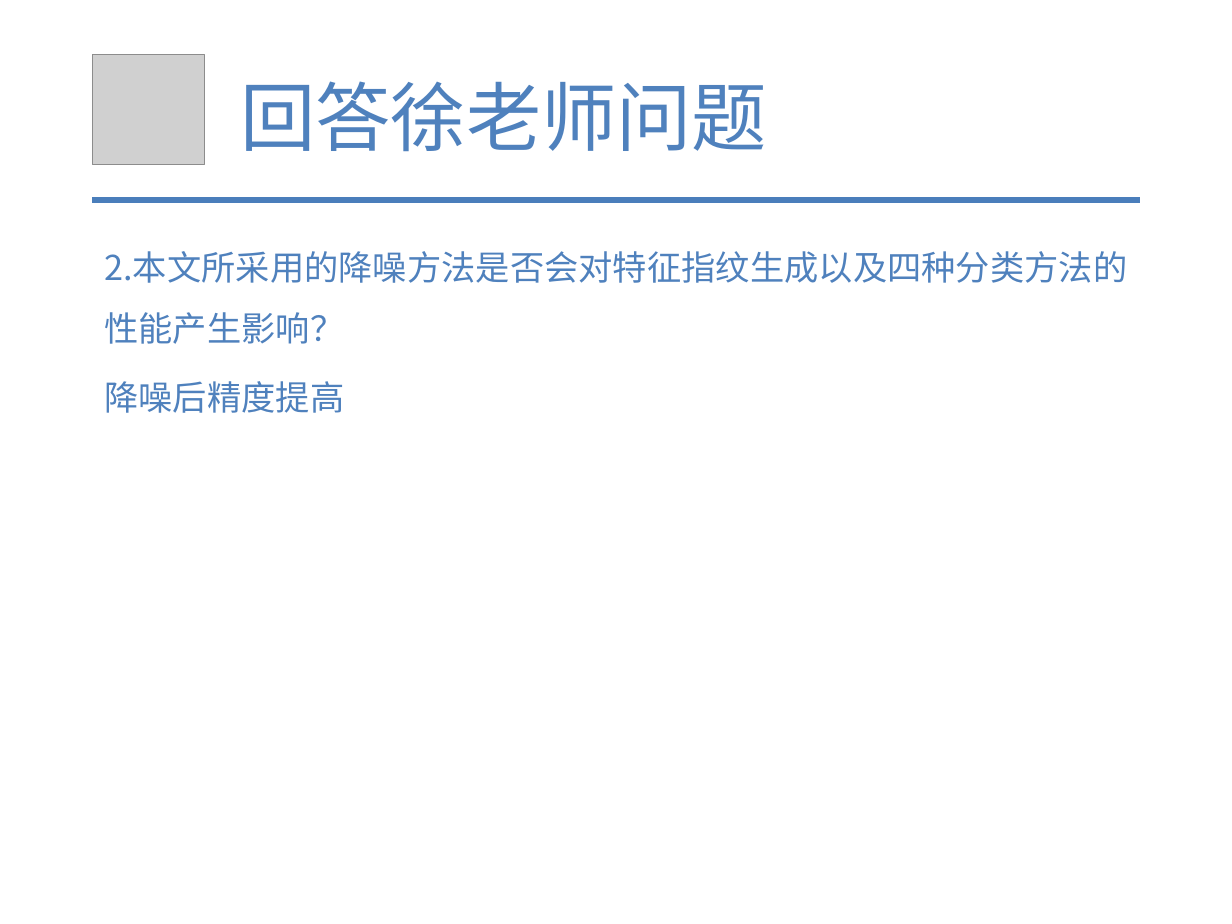
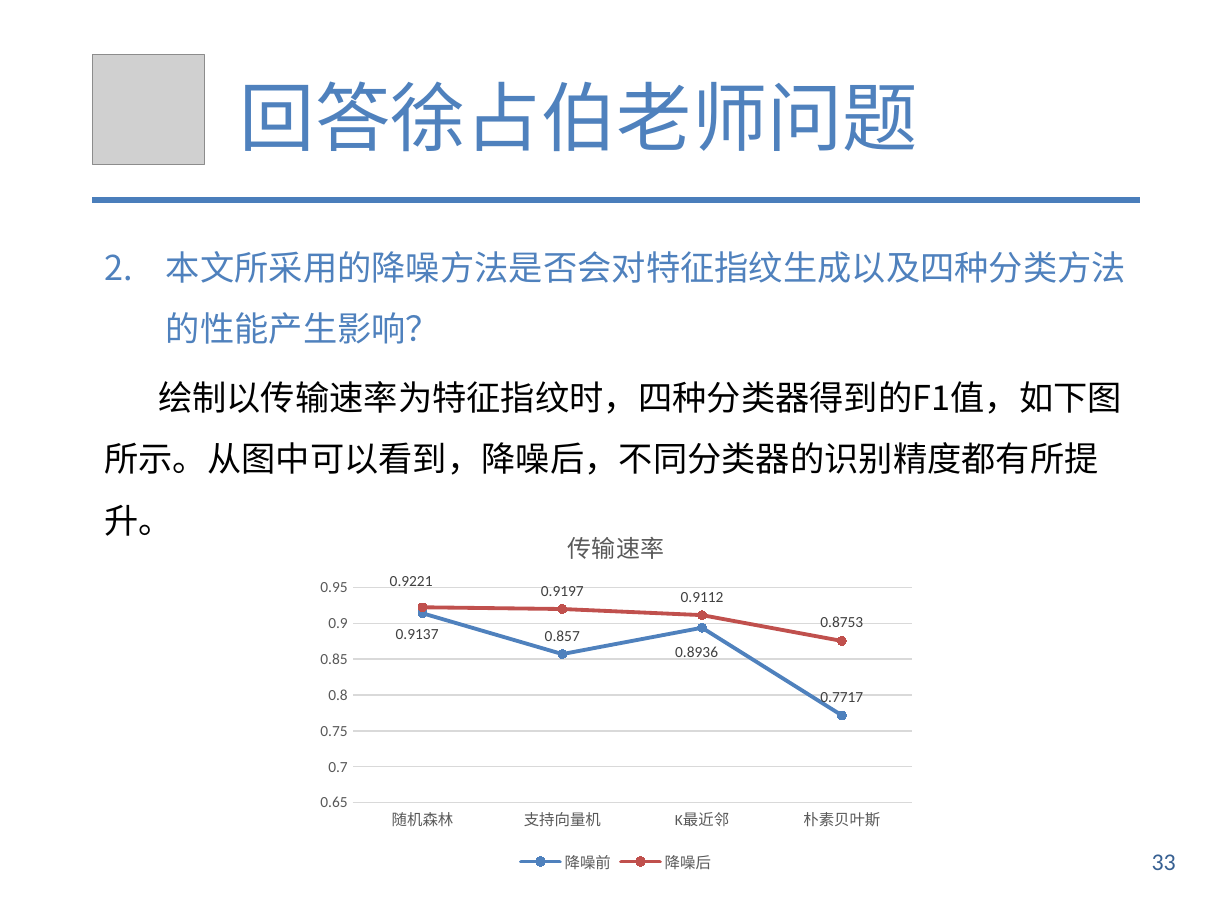
Before and after one commit to tianwen2017111/graduate_git, a slide deck: slide 33 of 余天文-硕5033班.pptx (slide 30 before the commit). Drawn at 1232x924 pixels with LibreOffice and Linux fonts; fonts in the diff are those of the drawing; grey boxes stand for pictures. Boxes give left, top, right and bottom in pixels: in the first picture for what was removed or moved away, otherwise in the second. Text is boxed around its words. In the diff, an @@ line names an element or a change of style, - is before the commit and + after.

```diff
--- a/余天文-硕5033班.pptx
+++ b/余天文-硕5033班.pptx
@@ text at [240, 81, 918, 152]: text changed @@
-回答徐老师问题
+回答徐占伯老师问题
@@ text at [104, 251, 1126, 536]: text changed; text colour #4F81BD to #000000 @@
-2.本文所采用的降噪方法是否会对特征指纹生成以及四种分类方法的性能产生影响？
-降噪后精度提高
+2. 本文所采用的降噪方法是否会对特征指纹生成以及四种分类方法的性能产生影响？
+绘制以传输速率为特征指纹时，四种分类器得到的F1值，如下图所示。从图中可以看到，降噪后，不同分类器的识别精度都有所提升。
@@ line chart added at [308, 508, 924, 877] @@
+title "传输速率 "
+categories: 随机森林, 支持向量机, K最近邻, 朴素贝叶斯
+降噪前: 0.9137, 0.857, 0.8936, 0.7717
+降噪后: 0.9221, 0.9197, 0.9112, 0.8753
@@ text added at [1152, 854, 1176, 870], 14 pt, text #376092 @@
+33
```
Also in this commit, not shown: 30 other slides changed, 4 slides added, 1 slide removed, 49 other files.
